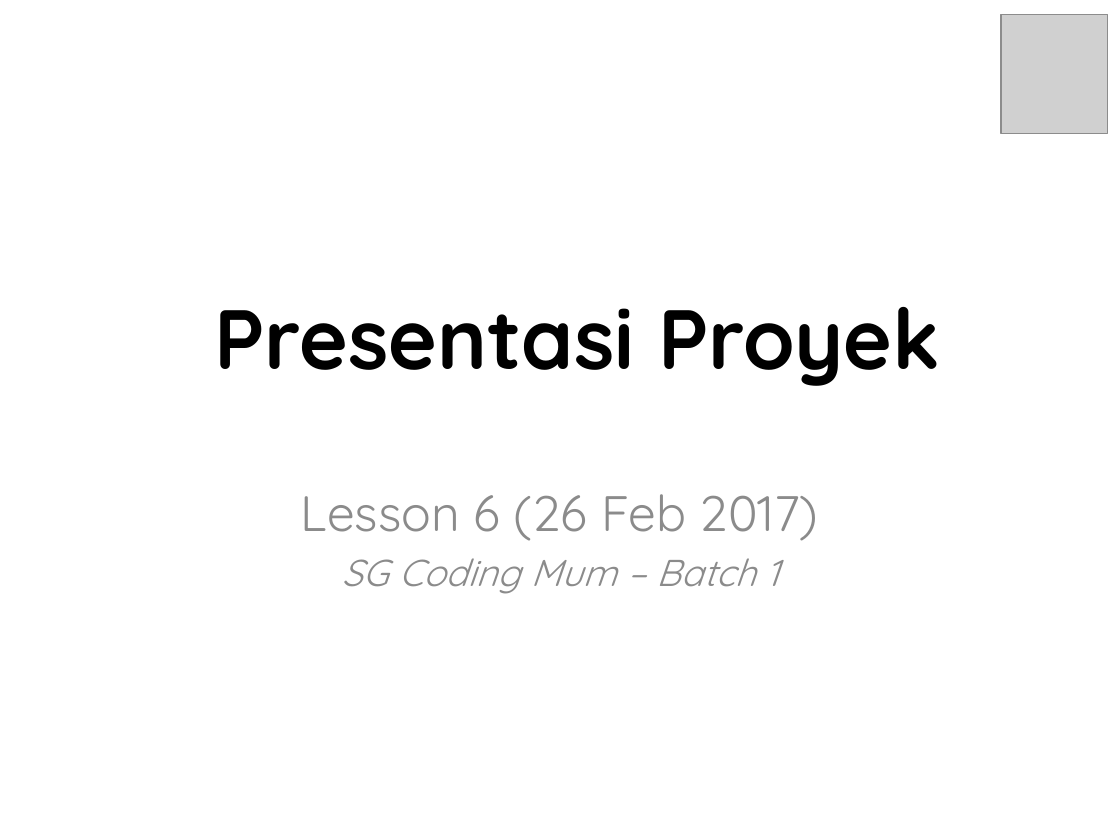
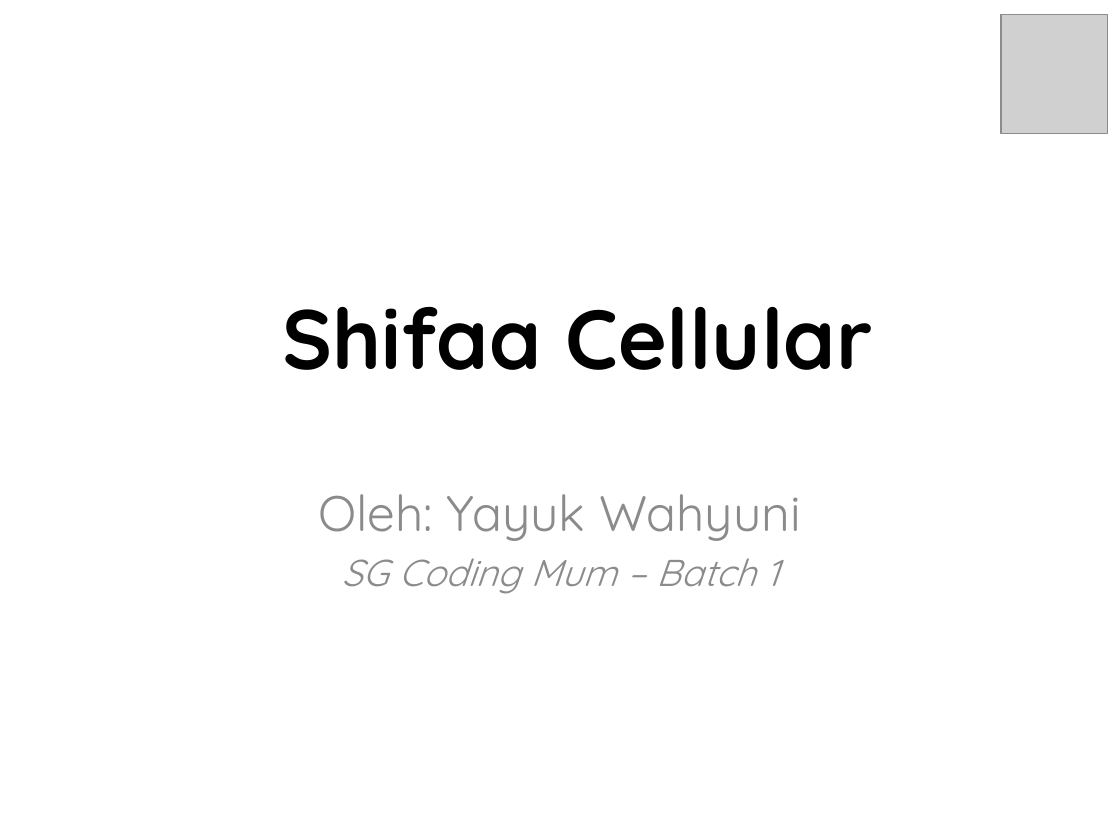
Before and after one commit to IOInspire/SGCodingMum, a slide deck: slide 1 of Lesson 6 Presentasi/Lesson 6 Presentasi.pptx. Drawn at 1120x840 pixels with LibreOffice and Linux fonts; fonts in the diff are those of the drawing; grey boxes stand for pictures; background and template pictures are left out. Boxes give left, top, right and bottom in pixels: in the first picture for what was removed or moved away, otherwise in the second. Text is boxed around its words. In the diff, an @@ line names an element or a change of style, - is before the commit and + after.

```diff
--- a/Lesson 6 Presentasi/Lesson 6 Presentasi.pptx
+++ b/Lesson 6 Presentasi/Lesson 6 Presentasi.pptx
@@ title at bbox=[282, 307, 872, 370]: text changed @@
-Presentasi Proyek
+Shifaa Cellular
@@ subtitle at bbox=[319, 494, 801, 541]: text changed @@
-Lesson 6 (26 Feb 2017)
+Oleh: Yayuk Wahyuni
```
Also in this commit, not shown: 5 slides added, 36 other files.
